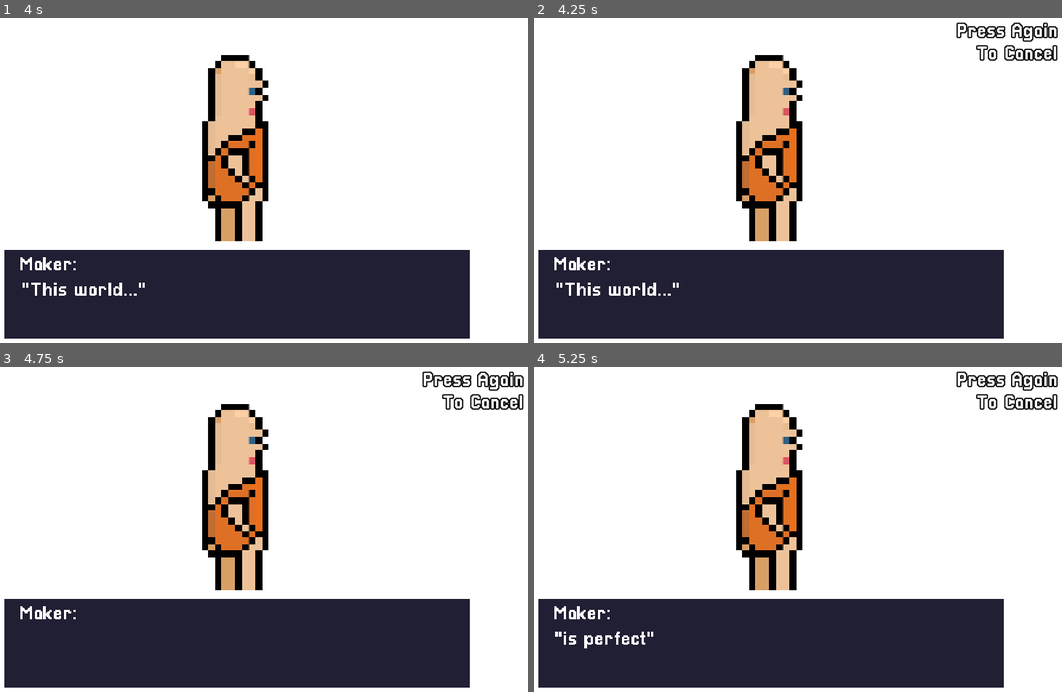
Above: before the commit, frames 1-4 (two rows, left to right).
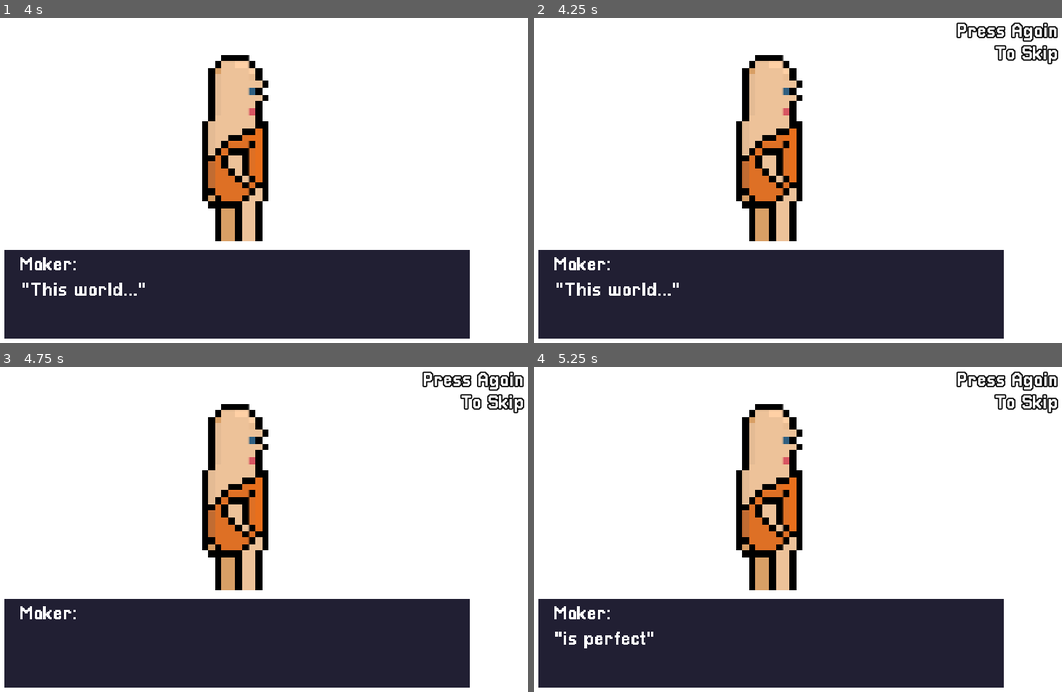
Above: after the commit, the same moments.

Repository: Graggor/gamejam-1
Game: Godot game, scene res://Levels/IntroCutscene.tscn
Two runs of this game, one before a commit and one after it. Both use one fixed random seed, a clock stepped at 60 frames per second and the inputs below. This scene is started directly instead of the project's main scene. Sound files missing from this copy of the repository are replaced by a short silence.
Inputs (mouse positions are in pixels of both pictures, inside the frame that each line leads up to):
- Up to frame 1 (4 s): tap Enter at 0.5, 3.5 s; move the mouse to (364, 164) at 0.52 s; press the mouse at (364, 164) at 0.53 s; hold D (move_right) 0.53-2.03 s; tap Space (jump) at 0.77, 1.52, 2, 3.02, 3.77 s; move the mouse to (121, 196) at 1.27 s; release the mouse at (121, 196) at 1.28 s; click (121, 196) at 1.35 s; move the mouse to (295, 109) at 2.02 s; press the mouse at (295, 109) at 2.03 s; hold A (move_left) 2.03-2.78 s; move the mouse to (205, 245) at 2.77 s; release the mouse at (205, 245) at 2.78 s; hold D (move_right) from 2.78 s (still down); click (205, 245) at 2.85 s; move the mouse to (411, 229) at 3.52 s; press the mouse at (411, 229) at 3.53 s
- Up to frame 2 (4.25 s): keep holding D (move_right); tap Escape (ui_cancel) at 4.15 s
- Up to frame 3 (4.75 s): move the mouse to (63, 480) at 4.27 s; release D (move_right) at 4.28 s; release the mouse at (63, 480) at 4.28 s; hold A (move_left) from 4.28 s (still down); click (63, 480) at 4.35 s; tap Space (jump) at 4.52 s
- Up to frame 4 (5.25 s): move the mouse to (798, 529) at 5.02 s; release A (move_left) at 5.03 s; press the mouse at (798, 529) at 5.03 s; hold D (move_right) from 5.03 s (still down)

Frame 1 is identical in both runs. In frame 2, 0.5% of the frame differs, in the area x 83-100%, y 8-15%; in frame 3, 0.5%; in frame 4, 0.5%.

Commit message:
fixed credits menu. fixed intro cutscene

Diff:
--- a/Cutscenes/CutScenePrehistoric.tscn
+++ b/Cutscenes/CutScenePrehistoric.tscn
@@ -7,13 +7,12 @@
 [ext_resource path="res://Fonts/Pixellari.ttf" type="DynamicFontData" id=5]
 [ext_resource path="res://Scripts/CutScenePrehistoric.gd" type="Script" id=6]
 
-[sub_resource type="DynamicFont" id=3]
+[sub_resource type="DynamicFont" id=1]
 outline_size = 1
 outline_color = Color( 0, 0, 0, 1 )
 font_data = ExtResource( 5 )
 
-[sub_resource type="Animation" id=1]
-resource_name = "player_to_cave"
+[sub_resource type="Animation" id=2]
 length = 23.0
 step = 0.2
 tracks/0/type = "value"
@@ -234,7 +233,7 @@
 tile_data = PoolIntArray( -4, 0, 1, -3, 0, 196611, 65532, 0, 65536, 65535, 0, 8, 0, 0, 11, 131067, 0, 8, 131068, 0, 655 …(3977 unchanged characters)…
 
 [node name="AnimationPlayer" type="AnimationPlayer" parent="."]
-anims/player_to_cave = SubResource( 1 )
+anims/player_to_cave = SubResource( 2 )
 
 [node name="Mammoth" type="Sprite" parent="."]
 position = Vector2( 360.547, 280.574 )
--- a/Levels/IntroCutscene.tscn
+++ b/Levels/IntroCutscene.tscn
@@ -64,7 +64,7 @@
 margin_bottom = 38.5676
 custom_fonts/font = SubResource( 2 )
 text = "Press Again
-To Cancel"
+To Skip"
 align = 2
 __meta__ = {
 "_edit_use_anchors_": false
--- a/Levels/Level1.tscn
+++ b/Levels/Level1.tscn
@@ -4,7 +4,7 @@
 [ext_resource path="res://Levels/tileset.tres" type="TileSet" id=2]
 [ext_resource path="res://Levels/objects.tres" type="TileSet" id=3]
 [ext_resource path="res://Levels/DeathZone.tscn" type="PackedScene" id=4]
-[ext_resource path="res://audio/music/placeholdersong.ogg" type="AudioStream" id=5]
+[ext_resource path="res://audio/music/prehistoric.ogg" type="AudioStream" id=5]
 [ext_resource path="res://Levels/WorldSwitcher.tscn" type="PackedScene" id=6]
 [ext_resource path="res://Characters/Enemies/Mammoth.tscn" type="PackedScene" id=7]
 [ext_resource path="res://Sprites/background/prehistoric.png" type="Texture" id=10]
--- a/Scripts/CreditsMenu.gd
+++ b/Scripts/CreditsMenu.gd
@@ -10,8 +10,6 @@
 func _ready():
 	pass # Replace with function body.
 
-
-# Called every frame. 'delta' is the elapsed time since the previous frame.
-func _process(delta):
-	if Input.is_action_just_pressed("ui_cancel"):
+func _input(event):
+	if (event is InputEventKey || event is InputEventJoypadButton) and event.pressed:
 		SceneChanger.change_scene("res://Menus/MainMenu.tscn")
--- a/project.godot
+++ b/project.godot
@@ -35,6 +35,13 @@
 
 [input]
 
+ui_cancel={
+"deadzone": 0.5,
+"events": [ Object(InputEventKey,"resource_local_to_scene":false,"resource_name":"","device":0,"alt":false,"shift":false,"control":false,"meta":false,"command":false,"pressed":false,"scancode":16777217,"unicode":0,"echo":false,"script":null)
+, Object(InputEventJoypadButton,"resource_local_to_scene":false,"resource_name":"","device":0,"button_index":1,"pressure":0.0,"pressed":false,"script":null)
+, Object(InputEventJoypadButton,"resource_local_to_scene":false,"resource_name":"","device":0,"button_index":11,"pressure":0.0,"pressed":false,"script":null)
+ ]
+}
 ui_left={
 "deadzone": 0.5,
 "events": [ Object(InputEventKey,"resource_local_to_scene":false,"resource_name":"","device":0,"alt":false,"shift":false,"control":false,"meta":false,"command":false,"pressed":false,"scancode":16777231,"unicode":0,"echo":false,"script":null)
Not shown: 3 places in Cutscenes/CutScenePrehistoric.tscn that only renumber resources
